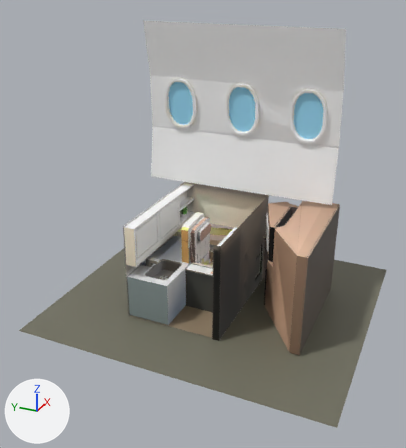
One commit to the glTF model public/models/equipment-introduction.glb: the scene before it, then after it.
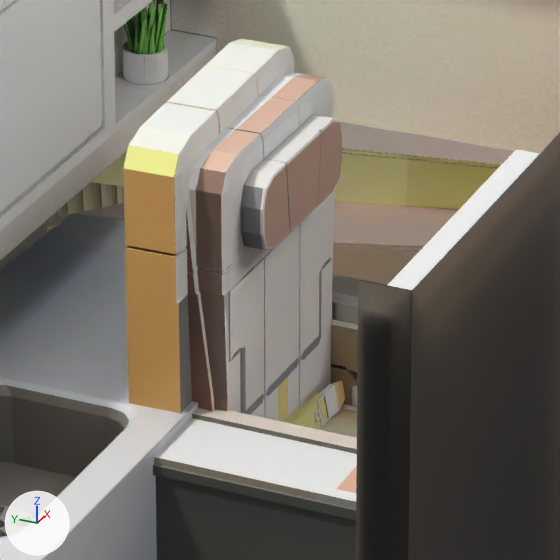
Old and new are each drawn whole from a 50 mm lens placed at (-3.406, -1.413, 2.275), pointed at (-0.206, 0.027, 0.675) and again close up on the part from 40% to 59% of the width and 46% to 63% of the height. The lights are fixed; the arrows at lower left show +X, +Y and +Z. Both versions are drawn at frame 192 of the action 'Chair_ED.001Action.002'; the numbers are the values there.

Objects in the first close-up: 'Chair_EC_back', 'Chair_EC_chair', 'Chair_ED_back', 'Chair_ED_chair', 'Chair_FC_chair', 'Chair_FC_chair_back', 'FC_01A_wall', 'FC_01A_wall2', 'LAV_wall.004', 'LAV_wall.005', 'plant'.
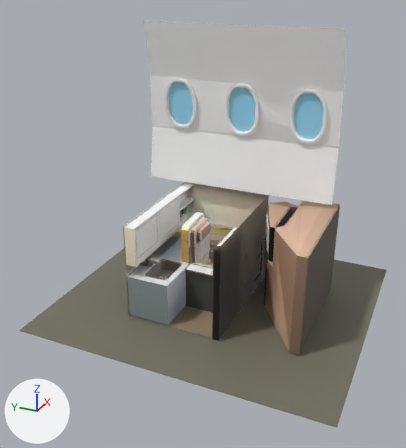
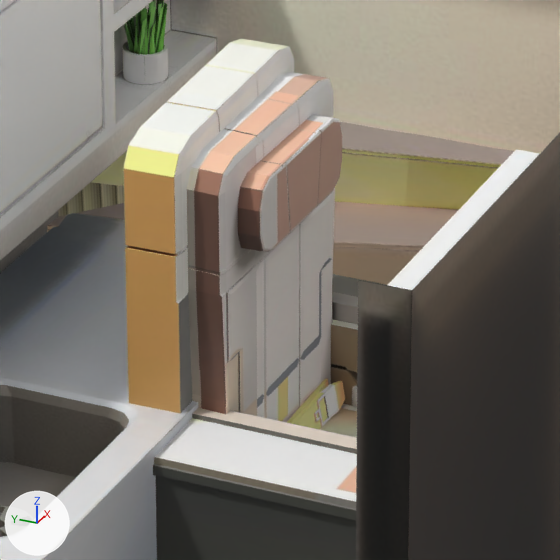
Changed parts and their boxes (x1, y1, x2, y2) in the close-ups (560 x 560 px):
'Chair_ED_back', turned
    before: (186, 193, 319, 423)
    after: (187, 89, 329, 425)

Diff of the bpy script that builds the scene:
```diff
--- a/public/models/equipment-introduction.glb.py
+++ b/public/models/equipment-introduction.glb.py
@@ ob_chair_ed_back @@
 ob_chair_ed_back.location = (-0.0279, 0.0921, 0.161)
-ob_chair_ed_back.rotation_euler = (1.286, -1.846, -1.547)  # degrees (74, -106, -89)
+ob_chair_ed_back.rotation_euler = (1.274, -1.756, -1.535)  # degrees (73, -101, -88)
```
